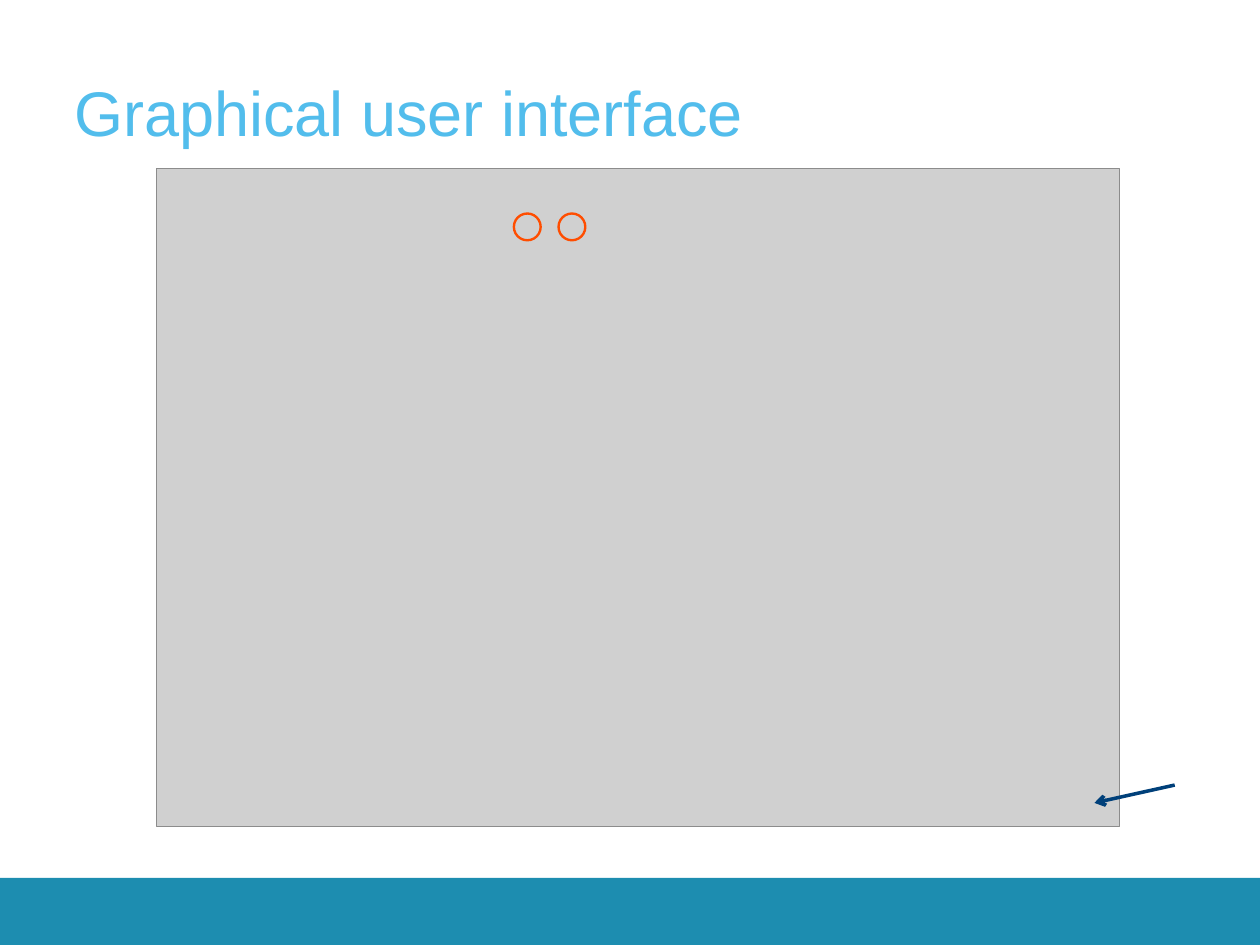
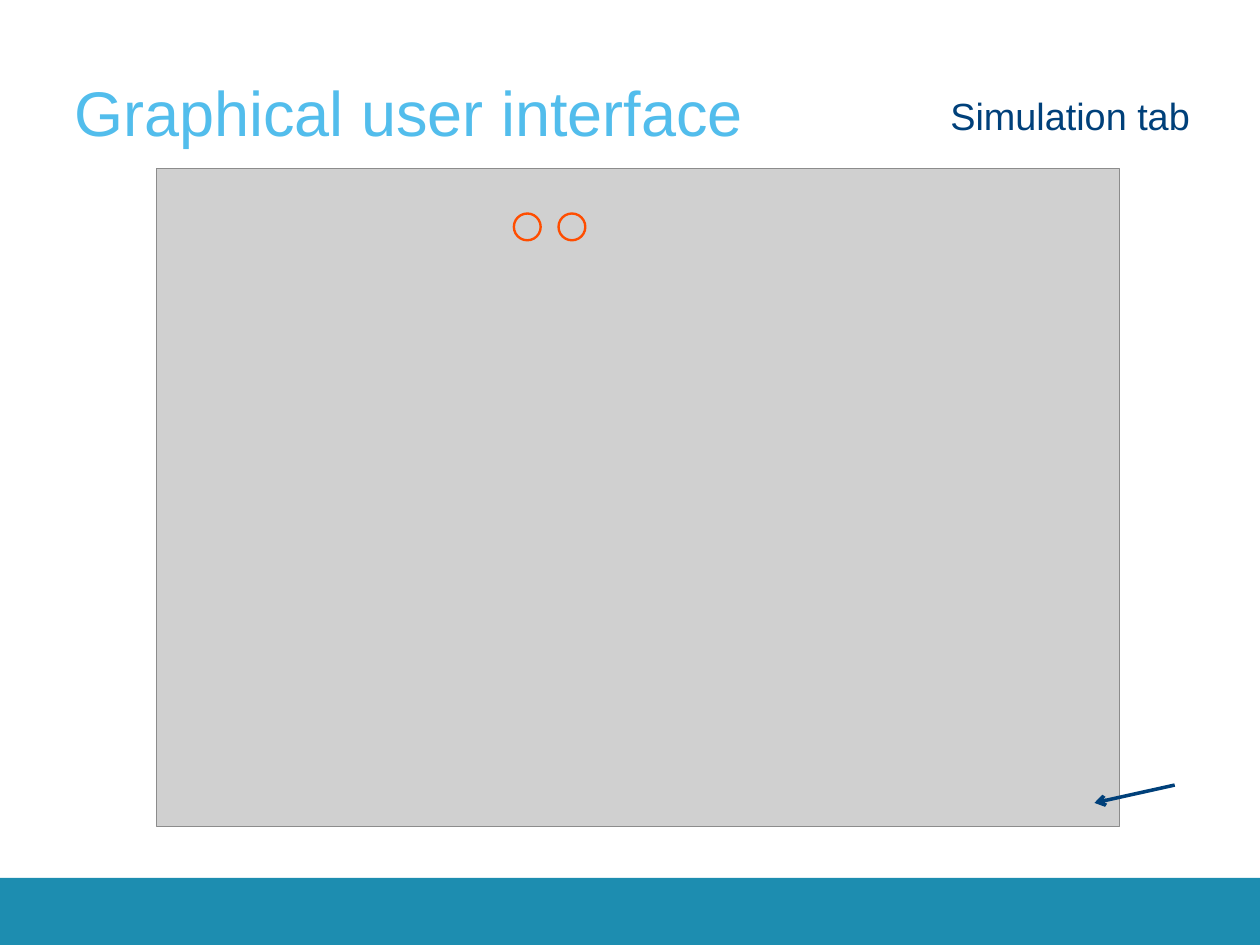
Before and after one commit to aswathnaray/__CrashCourse__, a slide deck: slide 19 of 2017-2018/Presentations/CrashCourse_2016.pptx (slide 17 before the commit). Drawn at 1260x945 pixels with LibreOffice and Linux fonts; fonts in the diff are those of the drawing; grey boxes stand for pictures; background and template pictures are left out. Boxes give left, top, right and bottom in pixels: in the first picture for what was removed or moved away, otherwise in the second. Text is boxed around its words. In the diff, an @@ line names an element or a change of style, - is before the commit and + after.

```diff
--- a/2017-2018/Presentations/CrashCourse_2016.pptx
+++ b/2017-2018/Presentations/CrashCourse_2016.pptx
@@ text added at <box>950,102,1190,131</box>, 24 pt, text #00407A @@
+Simulation tab
```
Also in this commit, not shown: 14 other slides changed, 14 slides added, 10 slides removed.
